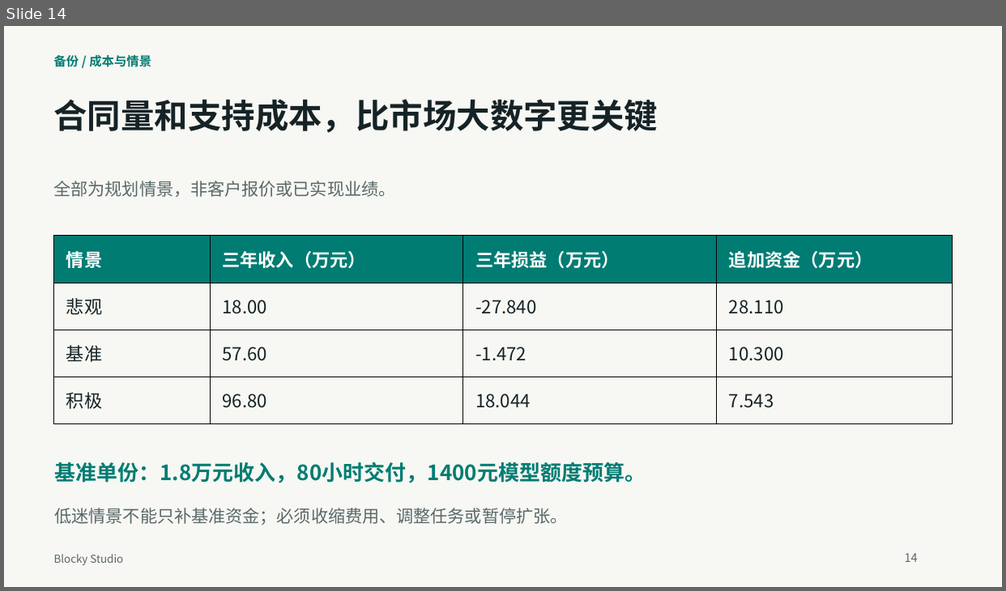
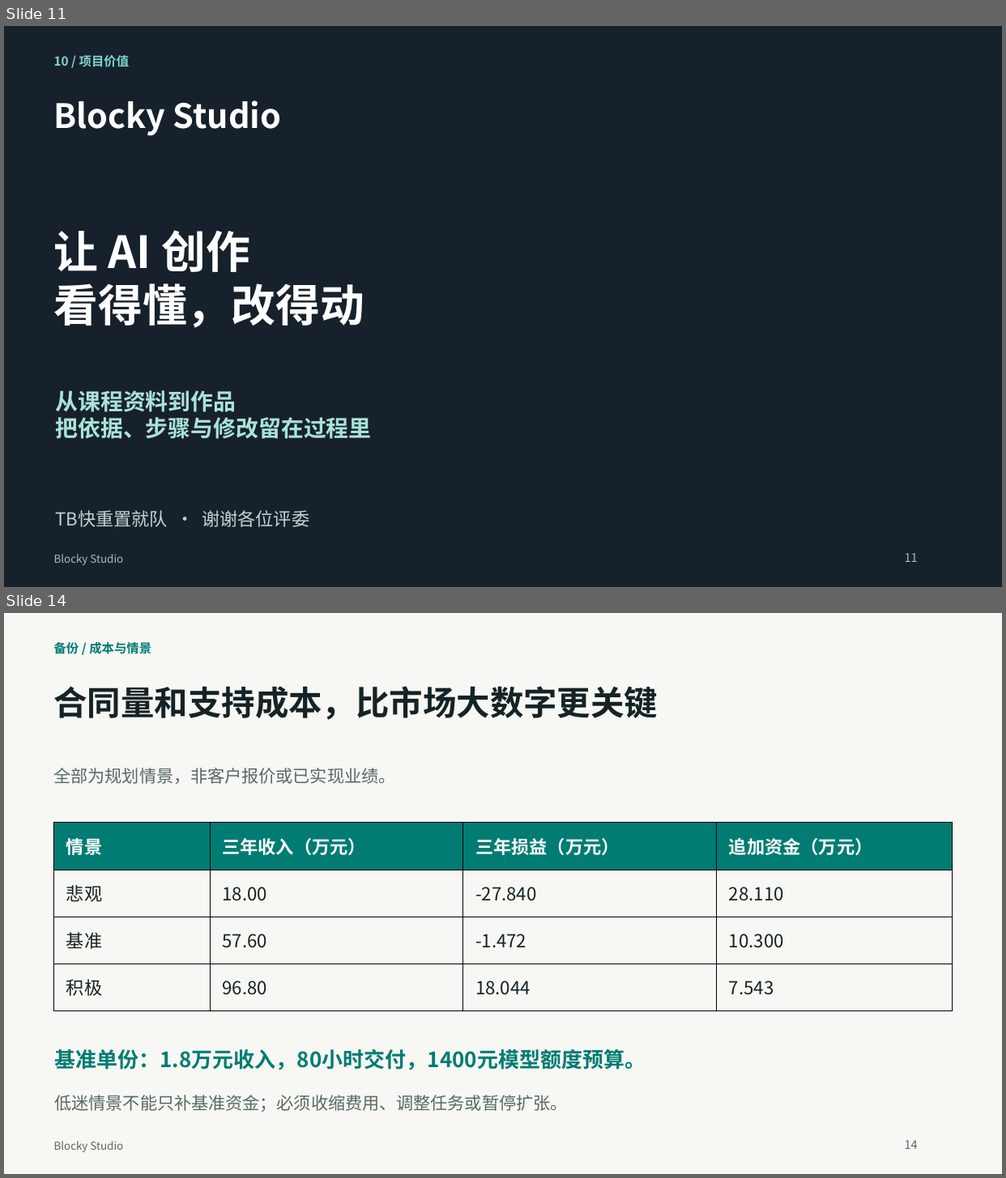
Before and after one commit to q2955161835-debug/Blocky-AI, a slide deck: doc/交付/2026-10-03-答辩与商业计划书/Blocky-Studio-新版答辩-2026-10-03.pptx. Shown one above the other, each under a label of ours: slide 14 before the commit, slides 11 and 14 after it; the slides between them are not shown. The pictures are 1006x591 and 1006x1178 pixels, drawn with LibreOffice and Linux fonts; fonts in the diff are those of the drawing; background and template pictures are left out. Boxes give left, top, right and bottom in pixels: in the first picture for what was removed or moved away, otherwise in the second. Text is boxed around its words. In the diff, an @@ line names an element or a change of style, - is before the commit and + after.

```diff
--- a/doc/交付/2026-10-03-答辩与商业计划书/Blocky-Studio-新版答辩-2026-10-03.pptx
+++ b/doc/交付/2026-10-03-答辩与商业计划书/Blocky-Studio-新版答辩-2026-10-03.pptx
@@ slide 11 added at (4, 26, 1002, 587), background picture (left out) @@
@@ text added at (54, 55, 130, 67), 12 pt, text #7DD8C9, bold @@
+10 / 项目价值
@@ text added at (54, 101, 282, 136), 32.2 pt, text #FFFFFF, bold @@
+Blocky Studio
@@ text added at (54, 230, 364, 328), 42.8 pt, text #FFFFFF, bold @@
+让 AI 创作
+看得懂，改得动
@@ text added at (56, 390, 372, 439), 21.8 pt, text #A9E3D7, bold @@
+从课程资料到作品
+把依据、步骤与修改留在过程里
@@ text added at (55, 510, 309, 527), 17.2 pt, text #C5D2D2 @@
+TB快重置就队 · 谢谢各位评委
@@ text added at (54, 554, 123, 565), 10.5 pt, text #A8BABD @@
+Blocky Studio
@@ text added at (905, 553, 918, 562), 11.2 pt, text #A8BABD @@
+11
```
Also in this commit, not shown: 9 slides changed, 3 other slides added, 4 slides removed, 16 other files.
